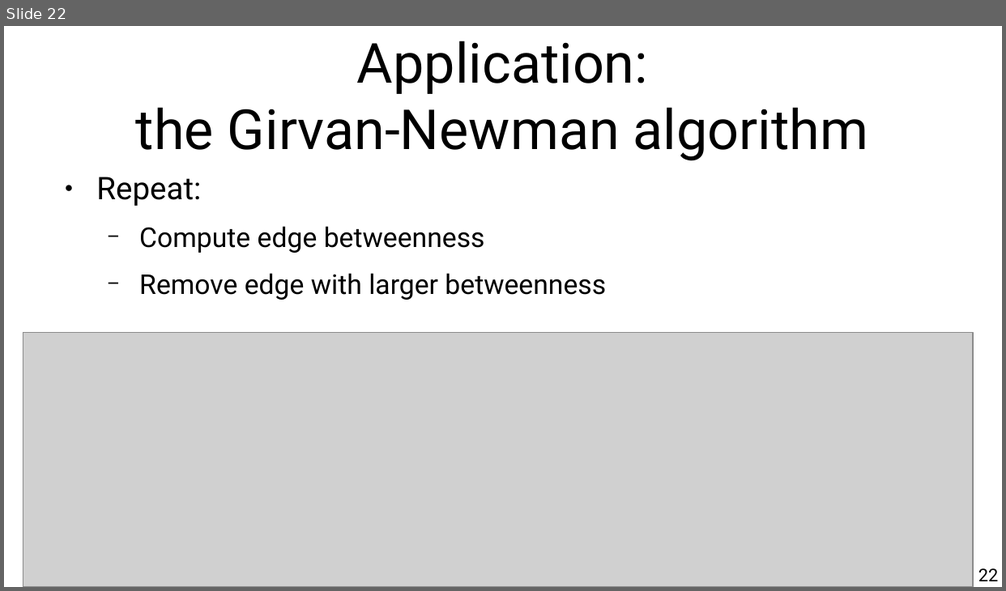
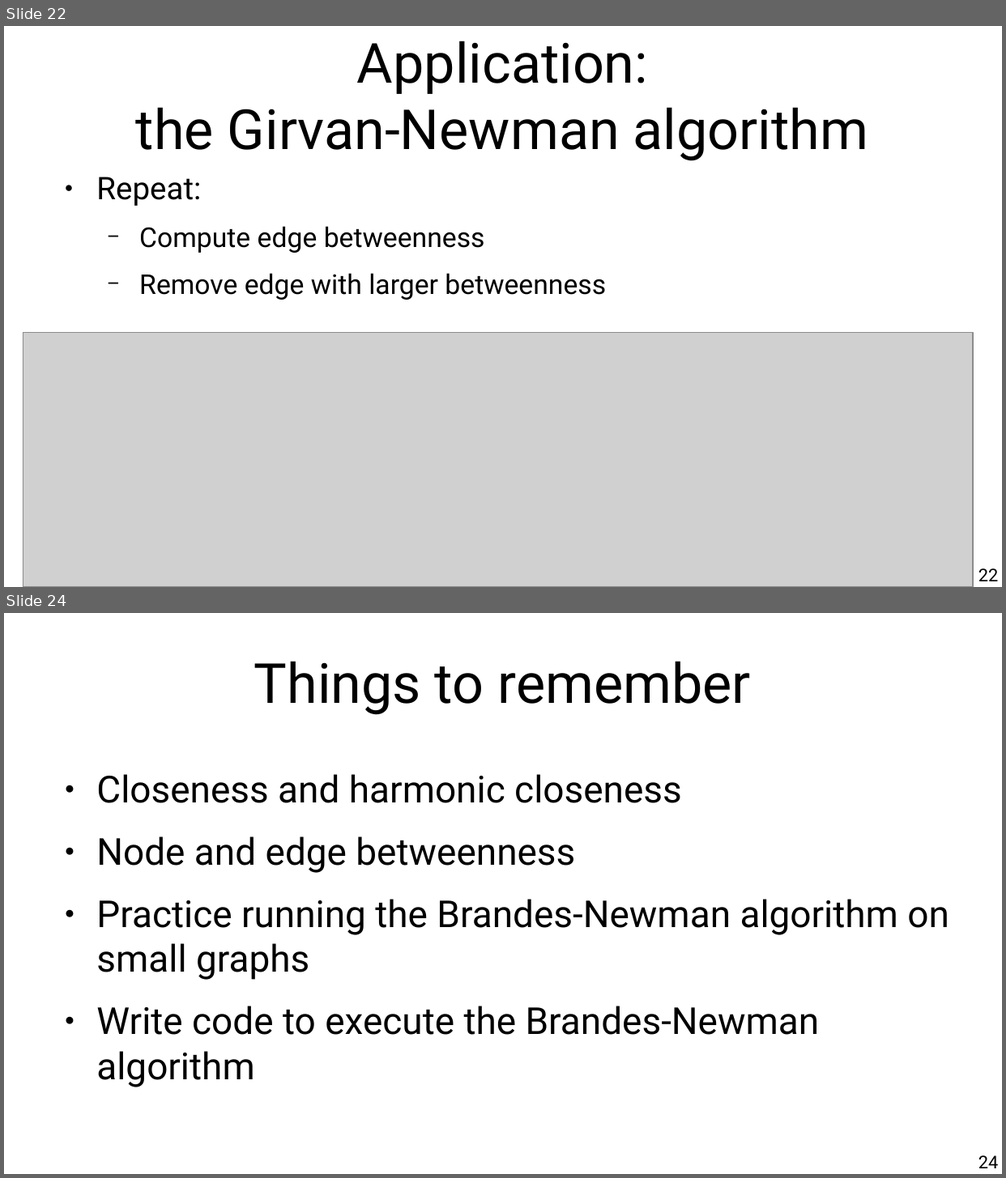
Before and after one commit to chatox/networks-science-course, a slide deck: theory/tt09_closeness_betweenness.odp. Shown one above the other, each under a label of ours: slide 22 before the commit, slides 22 and 24 after it; the slides between them are not shown. The pictures are 1006x591 and 1006x1178 pixels, drawn with LibreOffice and Linux fonts; fonts in the diff are those of the drawing; grey boxes stand for pictures. Boxes give left, top, right and bottom in pixels: in the first picture for what was removed or moved away, otherwise in the second. Text is boxed around its words. In the diff, an @@ line names an element or a change of style, - is before the commit and + after.

```diff
--- a/theory/tt09_closeness_betweenness.odp
+++ b/theory/tt09_closeness_betweenness.odp
@@ slide 24 added at (x1=4, y1=613, x2=1002, y2=1174), background #FFFFFF @@
@@ title added at (x1=254, y1=661, x2=751, y2=715), 44 pt, text #000000 @@
+Things to remember
@@ text added at (x1=96, y1=774, x2=949, y2=1088), 29.6 pt, text #000000 @@
+● Closeness and harmonic closeness
+● Node and edge betweenness
+● Practice running the Brandes-Newman algorithm on small graphs
+● Write code to execute the Brandes-Newman algorithm
@@ page number added at (x1=978, y1=1156, x2=998, y2=1169), 14 pt, text #000000 @@
+24
```
Also in this commit, not shown: 6 slides changed, 1 other slide added, 6 other files.
